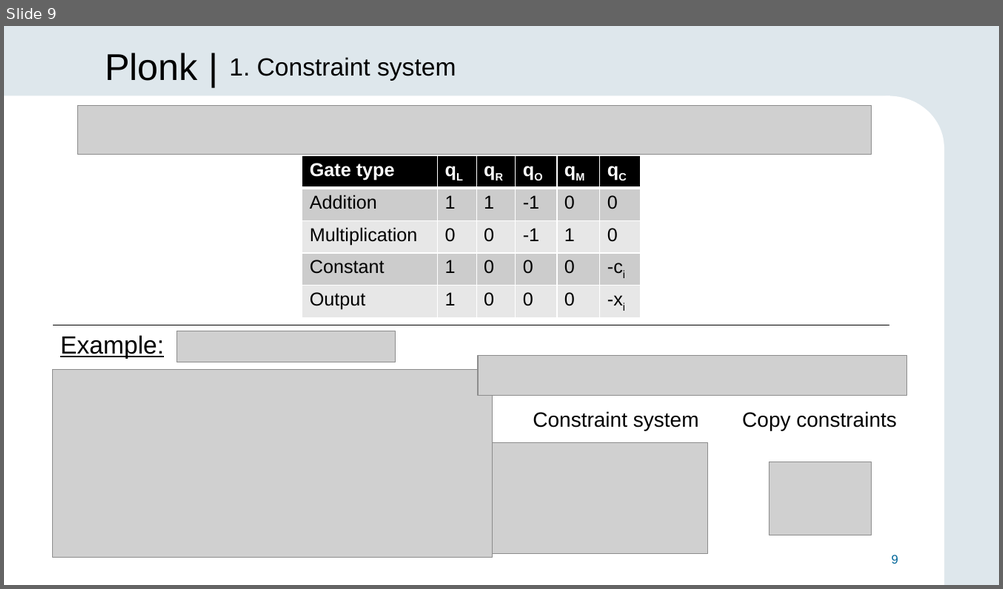
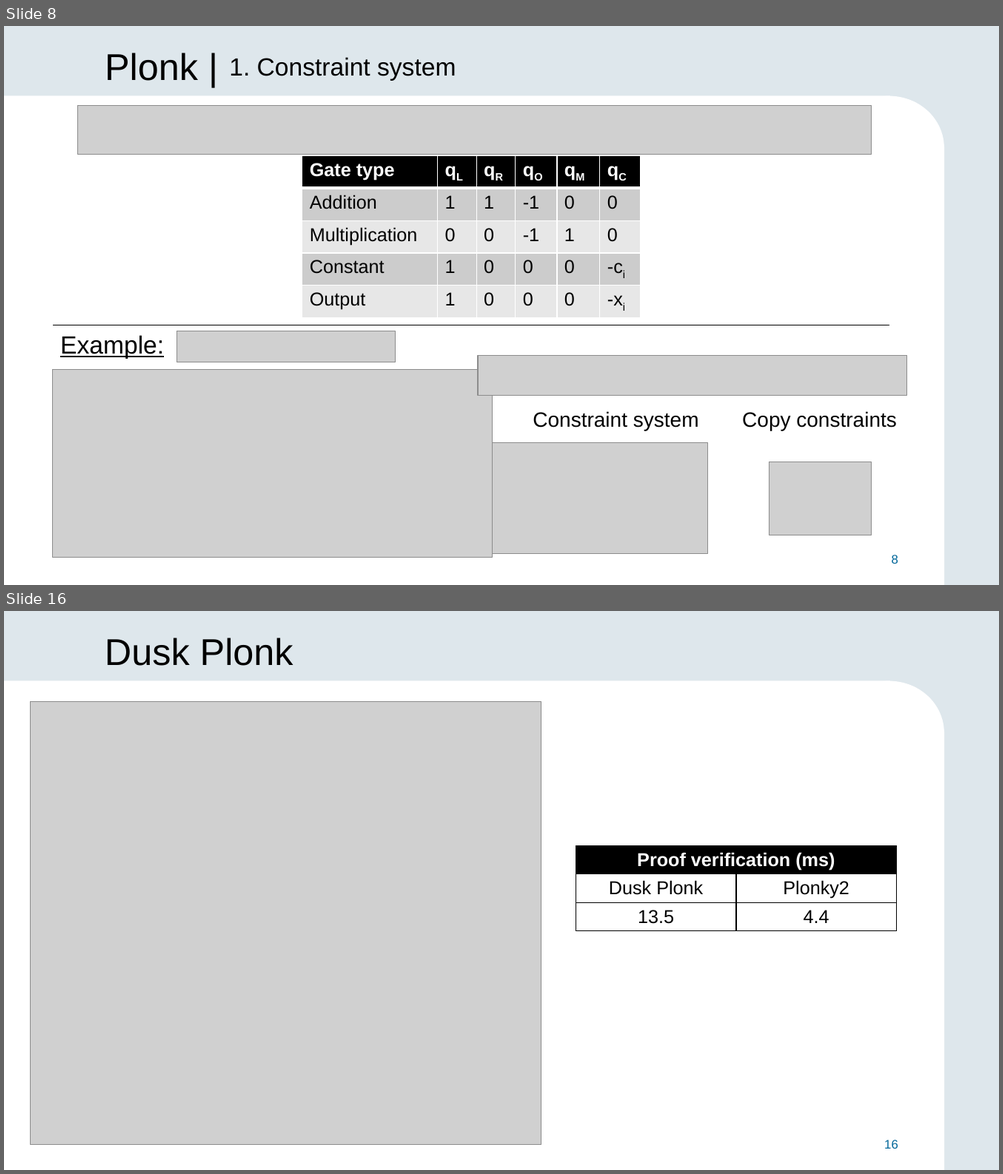
Before and after one commit to alexmllo/zk-hashes, a slide deck: thesis/slides.pptx. Shown one above the other, each under a label of ours: slide 9 before the commit, slides 8 and 16 after it; the slides between them are not shown. The pictures are 1003x589 and 1003x1174 pixels, drawn with LibreOffice and Linux fonts; fonts in the diff are those of the drawing; grey boxes stand for pictures; background and template pictures are left out. Boxes give left, top, right and bottom in pixels: in the first picture for what was removed or moved away, otherwise in the second. Text is boxed around its words. In the diff, an @@ line names an element or a change of style, - is before the commit and + after.

```diff
--- a/thesis/slides.pptx
+++ b/thesis/slides.pptx
@@ slide 16 added at [4, 611, 999, 1170], background #DEE7EC; not listed: 3 template elements that a slide beside it also shows @@
@@ title added at [105, 638, 293, 666], 36 pt, text #000000 @@
+Dusk Plonk
@@ picture added at [31, 702, 541, 1145] @@
@@ table added at [575, 846, 896, 936], 3 rows, 2 columns @@
+Proof verification (ms) | 
+Dusk Plonk | Plonky2
+13.5 | 4.4
@@ page number added at [884, 1140, 898, 1149], 12 pt, text #006699 @@
+16
@@ what was slide 9 is now slide 8 @@
@@ page number at [891, 555, 898, 564]: text changed @@
-9
+8
```
Also in this commit, not shown: 12 slides changed, 2 other slides added, 4 slides removed.
